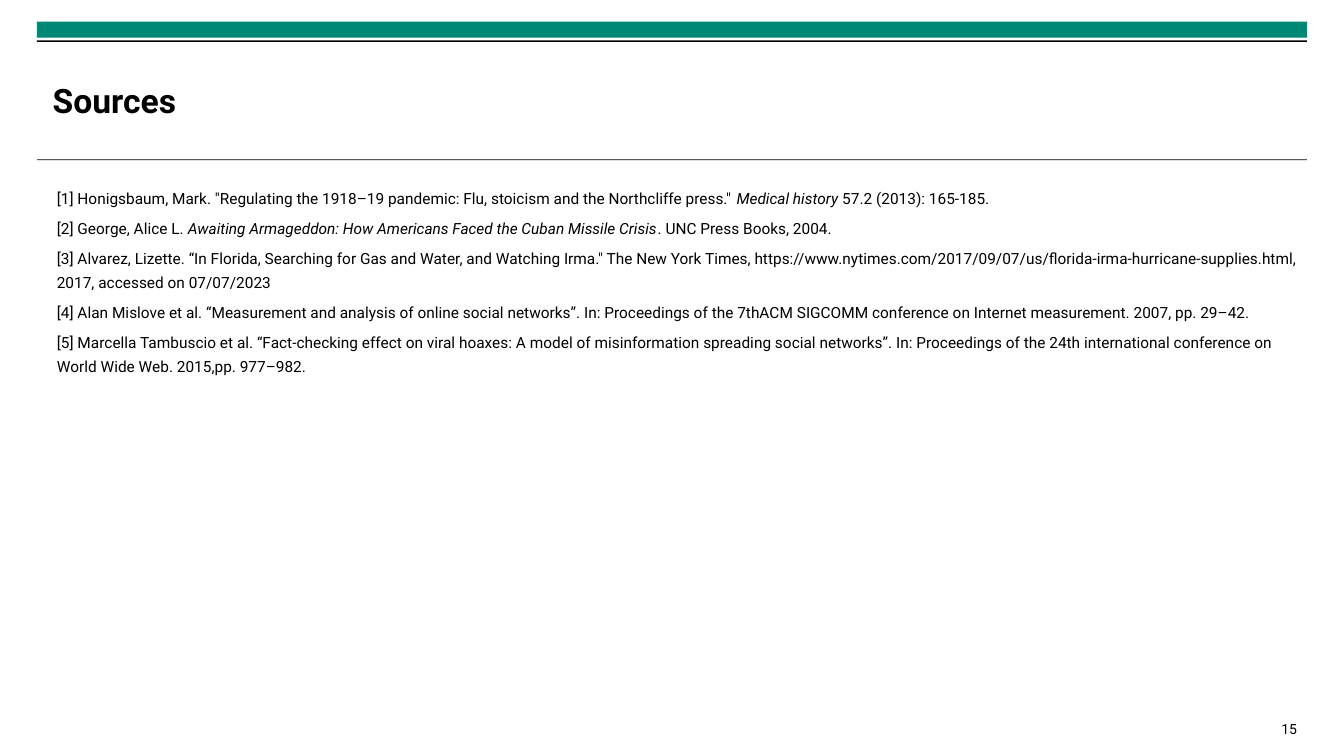
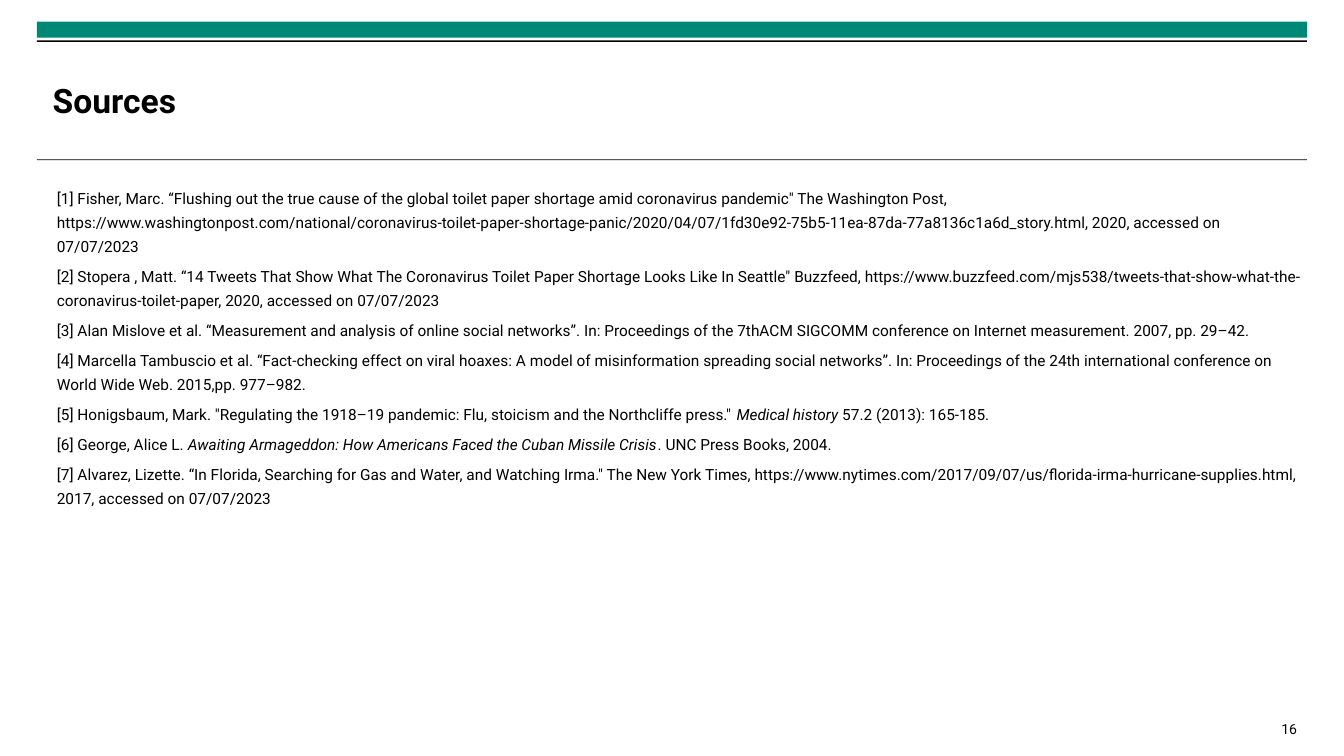
Before and after one commit to isabella-grieser/Modeling-and-Monitoring-Social-Media-Dynamics-to-predict-Electricity-Demand-Peaks, a slide deck: slide 16 of presentations/Zwischenpräsentation.pptx (slide 15 before the commit). Drawn at 1344x756 pixels with LibreOffice and Linux fonts; fonts in the diff are those of the drawing; background and template pictures are left out. Boxes give left, top, right and bottom in pixels: in the first picture for what was removed or moved away, otherwise in the second. Text is boxed around its words. In the diff, an @@ line names an element or a change of style, - is before the commit and + after.

```diff
--- a/presentations/Zwischenpräsentation.pptx
+++ b/presentations/Zwischenpräsentation.pptx
@@ text at [57, 191, 1300, 506]: text changed @@
-[1] Honigsbaum, Mark. "Regulating the 1918–19 pandemic: Flu, stoicism and the Northcliffe press." Medical history 57.2 (2013): 165-185.
-[2] George, Alice L. Awaiting Armageddon: How Americans Faced the Cuban Missile Crisis. UNC Press Books, 2004.
-[3] Alvarez, Lizette. “In Florida, Searching for Gas and Water, and Watching Irma." The New York Times, https://www.nytimes.com/2017/09/07/us/florida-irma-hurricane-supplies.html, 2017, accessed on 07/07/2023
-[4] Alan Mislove et al. “Measurement and analysis of online social networks”. In: Proceedings of the 7thACM SIGCOMM conference on Internet measurement. 2007, pp. 29–42.
-[5] Marcella Tambuscio et al. “Fact-checking effect on viral hoaxes: A model of misinformation spreading social networks”. In: Proceedings of the 24th international conference on World Wide Web. 2015,pp. 977–982.
+[1] Fisher, Marc. “Flushing out the true cause of the global toilet paper shortage amid coronavirus pandemic" The Washington Post, https://www.washingtonpost.com/national/coronavirus-toilet-paper-shortage-panic/2020/04/07/1fd30e92-75b5-11ea-87da-77a8136c1a6d_story.html, 2020, accessed on 07/07/2023
+[2] Stopera , Matt. “14 Tweets That Show What The Coronavirus Toilet Paper Shortage Looks Like In Seattle" Buzzfeed, https://www.buzzfeed.com/mjs538/tweets-that-show-what-the-coronavirus-toilet-paper, 2020, accessed on 07/07/2023
+[3] Alan Mislove et al. “Measurement and analysis of online social networks”. In: Proceedings of the 7thACM SIGCOMM conference on Internet measurement. 2007, pp. 29–42.
+[4] Marcella Tambuscio et al. “Fact-checking effect on viral hoaxes: A model of misinformation spreading social networks”. In: Proceedings of the 24th international conference on World Wide Web. 2015,pp. 977–982.
+[5] Honigsbaum, Mark. "Regulating the 1918–19 pandemic: Flu, stoicism and the Northcliffe press." Medical history 57.2 (2013): 165-185.
+[6] George, Alice L. Awaiting Armageddon: How Americans Faced the Cuban Missile Crisis. UNC Press Books, 2004.
+[7] Alvarez, Lizette. “In Florida, Searching for Gas and Water, and Watching Irma." The New York Times, https://www.nytimes.com/2017/09/07/us/florida-irma-hurricane-supplies.html, 2017, accessed on 07/07/2023
@@ page number at [1281, 724, 1297, 734]: text changed @@
-15
+16
```
Also in this commit, not shown: 11 other slides changed, 1 slide added, 9 other files.
